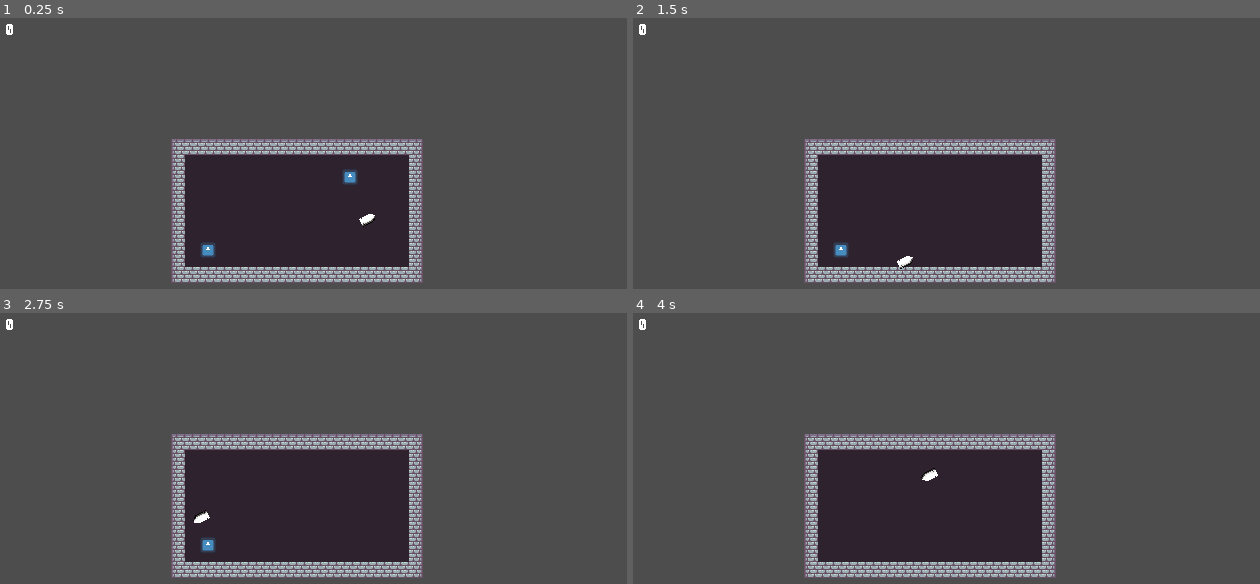
Above: before the commit, frames 1-4 (two rows, left to right).
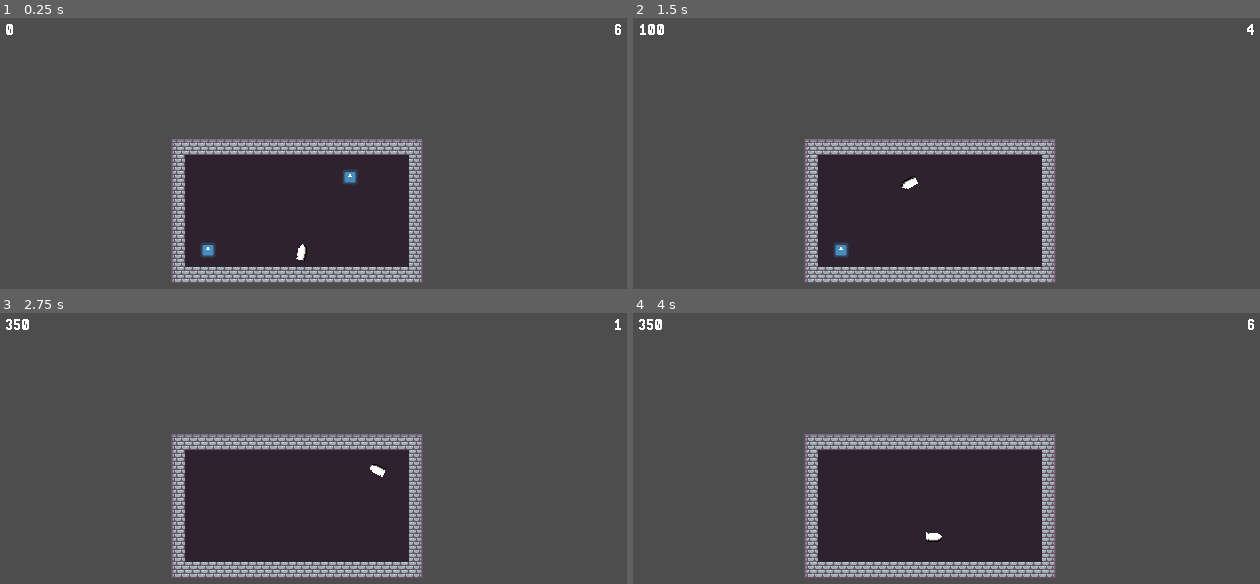
Above: after the commit, the same moments.

Repository: Thomas-Fortier/PirateJam2025
Game: Godot game, scene res://levels/playground_tom.tscn
Same seed, same stepped clock (60 frames per second), same inputs: the game is played once before the commit and once after it. The engine's default icon, where the game draws it, is replaced by a stand-in: a white triangle on a blue panel in a dark square.
Inputs (mouse positions are in pixels of both pictures, inside the frame that each line leads up to):
- Up to frame 1 (0.25 s): no input
- Up to frame 2 (1.5 s): move the mouse to (1084, 172) at 0.52 s; click (1084, 172) at 0.6 s; move the mouse to (821, 207) at 1.27 s; click (821, 207) at 1.35 s
- Up to frame 3 (2.75 s): move the mouse to (376, 407) at 2.02 s; click (376, 407) at 2.1 s
- Up to frame 4 (4 s): move the mouse to (915, 556) at 2.77 s; click (915, 556) at 2.85 s; move the mouse to (1140, 540) at 3.52 s; click (1140, 540) at 3.6 s

The runs differ from the first frame. In frame 1, 0.2% of the frame differs, in the area x 47-100%, y 2-90%; in frame 2, 0.3%; in frame 3, 0.4%, in the area x 0-100%, y 2-89%; in frame 4, 0.3%.

Commit message:
Implemented ricochet counter and rotation selection

Diff:
--- a/src/entities/bullet/bullet.gd
+++ b/src/entities/bullet/bullet.gd
@@ -1,11 +1,21 @@
 class_name Bullet
 extends CharacterBody2D
+
+## Signal for when the bullet has bounced off a wall.
+signal bounced_off_wall()
 
 ## The speed that the bullet travels.
 @export var speed: float = 300.0
 
+# Private members
+var _is_selecting_direction: bool = true
+
 func _physics_process(delta: float) -> void:
-	velocity = transform.x * speed
+	if _is_selecting_direction:
+		_follow_cursor()
+		return
+
+	velocity = Vector2.RIGHT.rotated(rotation) * speed
 	var collision: KinematicCollision2D = move_and_collide(velocity * delta)
 
 	if not collision:
@@ -18,7 +28,20 @@
 	else:
 		_bounce_off_wall(collision)
 
+## Pauses the bullet movement and allows the user to select the direction
+## that the bullet is facing.
+func select_direction() -> void:
+	_is_selecting_direction = true
+
 ## Bonces the bullet off of a given collision object.
 func _bounce_off_wall(collision: KinematicCollision2D) -> void:
 	velocity = velocity.bounce(collision.get_normal())
 	rotation = velocity.angle()
+	bounced_off_wall.emit()
+
+## Follows the cursor and resumes moving in that direction when left click is pressed.
+func _follow_cursor() -> void:
+	look_at(get_global_mouse_position())
+
+	if Input.is_action_just_pressed("fire"):
+		_is_selecting_direction = false
--- a/src/entities/enemies/stationary/stationary_enemy.gd
+++ b/src/entities/enemies/stationary/stationary_enemy.gd
@@ -1,5 +1,8 @@
 class_name StationaryEnemy
 extends Enemy
+
+func _ready() -> void:
+	add_to_group("enemies")
 
 func _on_death() -> void:
 	# TODO: Implement death logic besides just de-spawning.
--- a/src/levels/playground_tom.tscn
+++ b/src/levels/playground_tom.tscn
@@ -394,8 +394,9 @@
 offset_bottom = 360.0
 game_manager = NodePath("../GameManager")
 
-[node name="GameManager" type="Node" parent="."]
+[node name="GameManager" type="Node" parent="." node_paths=PackedStringArray("bullet")]
 script = ExtResource("1_3ethf")
+bullet = NodePath("../Bullet")
 
 [node name="Bullet" parent="." instance=ExtResource("1_knq15")]
 z_index = 1
--- a/src/project.godot
+++ b/src/project.godot
@@ -22,3 +22,11 @@
 window/size/mode=3
 window/stretch/mode="viewport"
 window/stretch/aspect="keep_height"
+
+[input]
+
+fire={
+"deadzone": 0.5,
+"events": [Object(InputEventMouseButton,"resource_local_to_scene":false,"resource_name":"","device":-1,"window_id":0,"alt_pressed":false,"shift_pressed":false,"ctrl_pressed":false,"meta_pressed":false,"button_mask":0,"position":Vector2(0, 0),"global_position":Vector2(0, 0),"factor":1.0,"button_index":1,"canceled":false,"pressed":false,"double_click":false,"script":null)
+]
+}
--- a/src/scripts/globals/game_manager.gd
+++ b/src/scripts/globals/game_manager.gd
@@ -3,21 +3,44 @@
 
 ## Signal called when the points have been updated.
 signal points_changed(points: int)
+## Signal called when the number of ricochets remaining has been changed.
+signal ricochets_changed(ricochets_remaining: int)
 
-## Represents all enemies in the current level.
-var enemies: Array[Enemy] = []
+@export_category("Dependencies")
+## The main bullet that the player controls.
+@export var bullet: Bullet = null
+
+@export_category("Stats")
+## The number of max ricochets the bullet has.
+@export var max_ricochets: int = 6
 ## The total points that the player has.
-var points: int:
+@export var points: int:
 	set(value):
+		if points == value:
+			return
 		points = value
 		points_changed.emit(value)
 
+## The number of ricochets remaining that the player has.
+var ricochets_remaining: int:
+	set(value):
+		if ricochets_remaining == value:
+			return
+		ricochets_remaining = value
+		ricochets_changed.emit(value)
+## Represents all enemies in the current level.
+var enemies: Array[Enemy] = []
+
 func _ready() -> void:
-	for node: Node in get_tree().root.get_child(0).get_children():
-		if node is not Enemy:
-			continue
+	assert(bullet != null, "The main bullet must be specified in the game manager.")
+	bullet.bounced_off_wall.connect(_on_bullet_bounce)
 
-		var enemy: Enemy = node as Enemy
+	ricochets_remaining = max_ricochets
+
+	call_deferred("_initialize_enemies")
+
+func _initialize_enemies() -> void:
+	for enemy in get_tree().get_nodes_in_group("enemies"):
 		enemy.died.connect(_on_enemy_death)
 		enemies.append(enemy)
 
@@ -25,3 +48,12 @@
 func _on_enemy_death(enemy: Enemy) -> void:
 	enemies.erase(enemy)
 	points += enemy.points_on_kill
+
+## The functionality to execute when the bullet has bounced off a wall.
+func _on_bullet_bounce() -> void:
+	if ricochets_remaining != 0:
+		ricochets_remaining -= 1
+		return
+
+	bullet.select_direction()
+	ricochets_remaining = max_ricochets
--- a/src/ui/overlay/overlay.gd
+++ b/src/ui/overlay/overlay.gd
@@ -5,9 +5,13 @@
 @export var game_manager: GameManager = null
 
 # Private members
-@onready var _points: Points = $Viewport/Stats/Points
+@onready var _points: Points = %Points
+@onready var _ricochets: Ricochets = %Ricochets
 
 func _ready() -> void:
 	assert(game_manager != null, "The specified game manager cannot be null.")
-	await get_tree().process_frame
+	call_deferred("_initialize")
+
+func _initialize() -> void:
 	_points.initialize(game_manager)
+	_ricochets.initialize(game_manager)
--- a/src/ui/overlay/overlay.tscn
+++ b/src/ui/overlay/overlay.tscn
@@ -1,10 +1,14 @@
-[gd_scene load_steps=5 format=3 uid="uid://bdqn7gj1xmqay"]
+[gd_scene load_steps=7 format=3 uid="uid://bdqn7gj1xmqay"]
 
 [ext_resource type="FontFile" uid="uid://c4arg06qh2sqx" path="res://assets/fonts/pixellari.ttf" id="1_2blrg"]
 [ext_resource type="Script" path="res://ui/overlay/points.gd" id="1_mxe75"]
 [ext_resource type="Script" path="res://ui/overlay/overlay.gd" id="1_puhe0"]
+[ext_resource type="Script" path="res://ui/overlay/ricochets.gd" id="4_bc4tj"]
 
 [sub_resource type="LabelSettings" id="LabelSettings_buvxj"]
+font = ExtResource("1_2blrg")
+
+[sub_resource type="LabelSettings" id="LabelSettings_71duj"]
 font = ExtResource("1_2blrg")
 
 [node name="Overlay" type="Control"]
@@ -17,7 +21,7 @@
 size_flags_horizontal = 4
 script = ExtResource("1_puhe0")
 
-[node name="Viewport" type="MarginContainer" parent="."]
+[node name="Margin" type="MarginContainer" parent="."]
 layout_mode = 1
 anchors_preset = 15
 anchor_right = 1.0
@@ -29,18 +33,46 @@
 theme_override_constants/margin_right = 11
 theme_override_constants/margin_bottom = 12
 
-[node name="Stats" type="Control" parent="Viewport"]
+[node name="Viewport" type="Control" parent="Margin"]
 layout_mode = 2
 
-[node name="Points" type="Control" parent="Viewport/Stats"]
+[node name="Stats" type="Control" parent="Margin/Viewport"]
+layout_mode = 1
+anchors_preset = 10
+anchor_right = 1.0
+offset_bottom = 30.0
+grow_horizontal = 2
+
+[node name="Points" type="Control" parent="Margin/Viewport/Stats"]
+unique_name_in_owner = true
+layout_mode = 1
 anchors_preset = 0
 offset_right = 40.0
 offset_bottom = 40.0
 script = ExtResource("1_mxe75")
 
-[node name="PointsLabel" type="Label" parent="Viewport/Stats/Points"]
+[node name="PointsLabel" type="Label" parent="Margin/Viewport/Stats/Points"]
 layout_mode = 1
 offset_right = 40.0
 offset_bottom = 16.0
 text = "0"
 label_settings = SubResource("LabelSettings_buvxj")
+
+[node name="Ricochets" type="Control" parent="Margin/Viewport/Stats"]
+unique_name_in_owner = true
+layout_mode = 1
+anchors_preset = 1
+anchor_left = 1.0
+anchor_right = 1.0
+offset_left = -40.0
+offset_bottom = 40.0
+grow_horizontal = 0
+script = ExtResource("4_bc4tj")
+
+[node name="RicochetsLabel" type="Label" parent="Margin/Viewport/Stats/Ricochets"]
+layout_mode = 1
+offset_right = 40.0
+offset_bottom = 16.0
+text = "0"
+label_settings = SubResource("LabelSettings_71duj")
+horizontal_alignment = 2
--- a/src/ui/overlay/points.gd
+++ b/src/ui/overlay/points.gd
@@ -4,9 +4,12 @@
 # Private members
 @onready var _points_label: Label = $PointsLabel
 
+## Initializes this script with a given GameManager.
 func initialize(game_manager: GameManager) -> void:
 	assert(game_manager != null, "The specified game manager cannot be null.")
+	_points_label.text = str(game_manager.points)
 	game_manager.points_changed.connect(_on_points_changed)
 
+## Logic that is executed when the points have been changed.
 func _on_points_changed(points: int) -> void:
 	_points_label.text = str(points)
--- /dev/null
+++ b/src/ui/overlay/ricochets.gd
@@ -0,0 +1,20 @@
+class_name Ricochets
+extends Control
+
+# Private members
+@onready var _ricochets_label: Label = $RicochetsLabel
+
+# TODO: Isolate colors for re-usability
+const CRITICAL_COLOR = Color.RED
+const NORMAL_COLOR = Color.WHITE
+
+## Initializes this script with a given GameManager.
+func initialize(game_manager: GameManager) -> void:
+	assert(game_manager != null, "The specified game manager cannot be null.")
+	_ricochets_label.text = str(game_manager.ricochets_remaining)
+	game_manager.ricochets_changed.connect(_on_ricochets_changed)
+
+## Logic to execute when the ricochet counter has changed.
+func _on_ricochets_changed(ricochets_remaining: int) -> void:
+	_ricochets_label.text = str(ricochets_remaining)
+	_ricochets_label.label_settings.font_color = CRITICAL_COLOR if ricochets_remaining == 0 else NORMAL_COLOR
